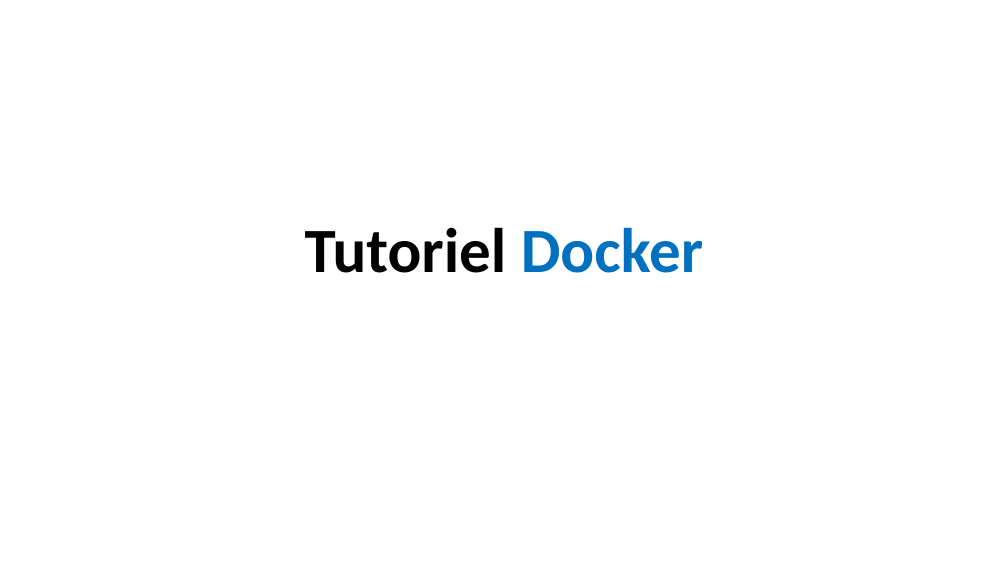
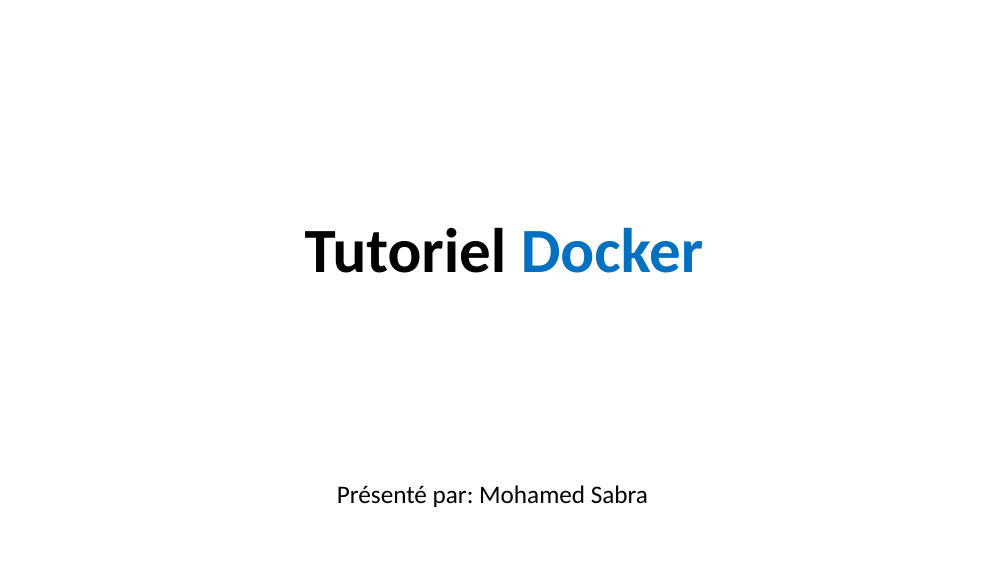
Before and after one commit to mohamadsabra/GLG203, a slide deck: slide 1 of Tutoriel.pptx. Drawn at 1008x567 pixels with LibreOffice and Linux fonts; fonts in the diff are those of the drawing. Boxes give left, top, right and bottom in pixels: in the first picture for what was removed or moved away, otherwise in the second. Text is boxed around its words. In the diff, an @@ line names an element or a change of style, - is before the commit and + after.

```diff
--- a/Tutoriel.pptx
+++ b/Tutoriel.pptx
@@ subtitle added at [337, 485, 648, 507], 24 pt, text #000000 @@
+Présenté par: Mohamed Sabra
```
